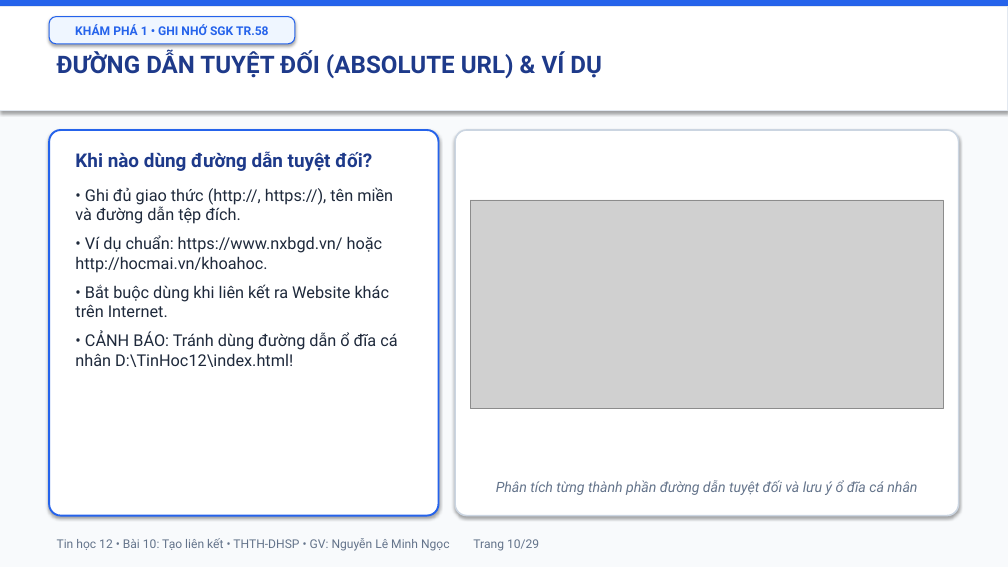
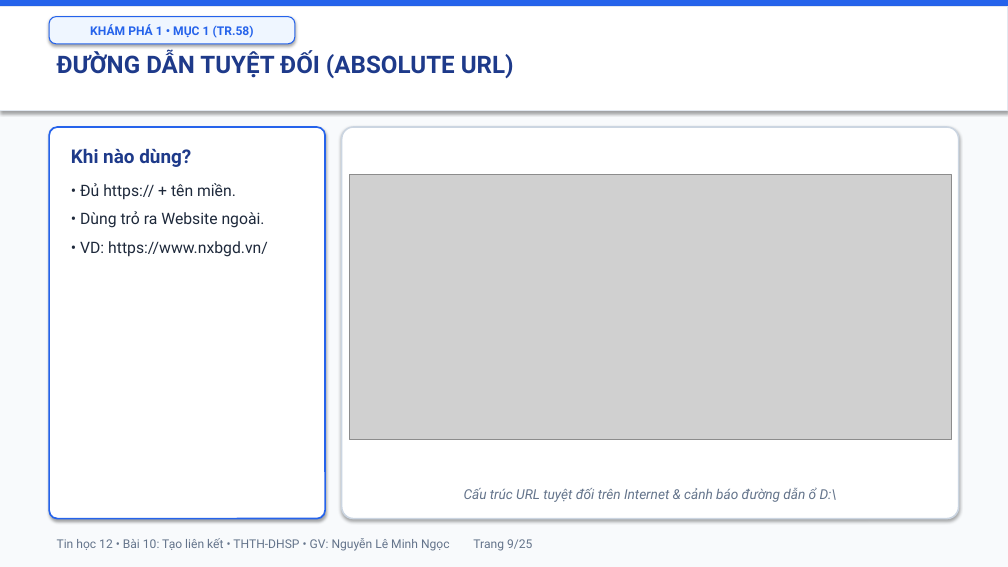
Before and after one commit to mngoc3110/TinHoc, a slide deck: slide 9 of Tin12/Bai10/Bai10_TrinhChieu.pptx (slide 10 before the commit). Drawn at 1008x567 pixels with LibreOffice and Linux fonts; fonts in the diff are those of the drawing; grey boxes stand for pictures. Boxes give left, top, right and bottom in pixels: in the first picture for what was removed or moved away, otherwise in the second. Text is boxed around its words. In the diff, an @@ line names an element or a change of style, - is before the commit and + after.

```diff
--- a/Tin12/Bai10/Bai10_TrinhChieu.pptx
+++ b/Tin12/Bai10/Bai10_TrinhChieu.pptx
@@ text in rounded rectangle at box(90, 24, 254, 38): text changed @@
-KHÁM PHÁ 1 • GHI NHỚ SGK TR.58
+KHÁM PHÁ 1 • MỤC 1 (TR.58)
@@ text at box(57, 51, 514, 78): text changed @@
-ĐƯỜNG DẪN TUYỆT ĐỐI (ABSOLUTE URL) & VÍ DỤ
+ĐƯỜNG DẪN TUYỆT ĐỐI (ABSOLUTE URL)
@@ rounded rectangle: place and size @@
-rounded rectangle at box(49, 130, 439, 516)
+rounded rectangle at box(49, 127, 325, 519)
@@ rounded rectangle at box(49, 127, 325, 519): outline #2563EB 1.8 pt to #2563EB 1.6 pt @@
@@ text at box(71, 149, 268, 257): text changed; size 15.5 to 15 pt @@
-Khi nào dùng đường dẫn tuyệt đối?
-• Ghi đủ giao thức (http://, https://), tên miền và đường dẫn tệp đích.
-• Ví dụ chuẩn: https://www.nxbgd.vn/ hoặc http://hocmai.vn/khoahoc.
-• Bắt buộc dùng khi liên kết ra Website khác trên Internet.
-• CẢNH BÁO: Tránh dùng đường dẫn ổ đĩa cá nhân D:\TinHoc12\index.html!
+Khi nào dùng?
+• Đủ https:// + tên miền.
+• Dùng trỏ ra Website ngoài.
+• VD: https://www.nxbgd.vn/
@@ rounded rectangle: place and size @@
-rounded rectangle at box(455, 130, 959, 516)
+rounded rectangle at box(342, 127, 959, 519)
@@ picture: place and size @@
-picture at box(470, 200, 944, 408)
+picture at box(349, 174, 951, 439)
@@ text at box(464, 487, 837, 502): text changed; size 13.5 to 13 pt @@
-Phân tích từng thành phần đường dẫn tuyệt đối và lưu ý ổ đĩa cá nhân
+Cấu trúc URL tuyệt đối trên Internet & cảnh báo đường dẫn ổ D:\
@@ text at box(57, 538, 532, 551): text changed @@
-Tin học 12 • Bài 10: Tạo liên kết • THTH-DHSP • GV: Nguyễn Lê Minh Ngọc Trang 10/29
+Tin học 12 • Bài 10: Tạo liên kết • THTH-DHSP • GV: Nguyễn Lê Minh Ngọc Trang 9/25
```
Also in this commit, not shown: 20 other slides changed, 4 slides added, 8 slides removed, 23 other files.
